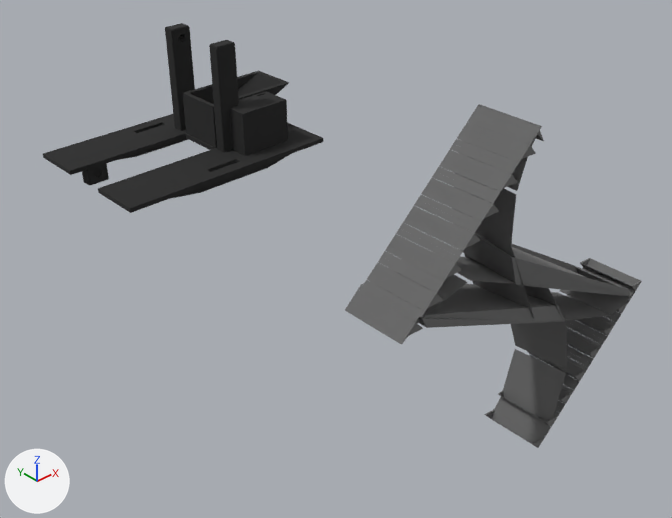
One commit to the Blender file Diseño/Animación/animacion de la cinta transportadora.blend: the scene before it, then after it.
One viewpoint serves both versions: a camera (50 mm lens) standing at (137.4, 136.0, 62.5) and looking at (154.3, 154.6, 47.9). The axes (+X, +Y, +Z) are drawn at lower left. The lights are the same throughout.

In view in the first picture: '2222222222222222222', 'Simple Kayak.000'.
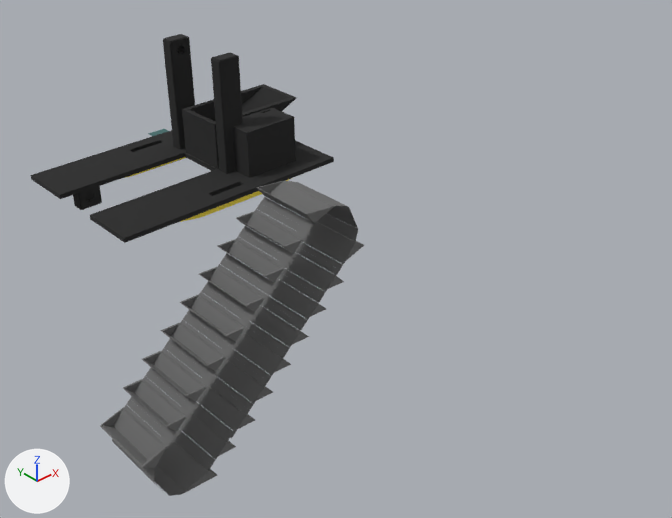
ob_beziercurve is not drawn itself; it is used by a modifier of ob_2222222222222222222.

The change, as a list of edits to the scene's bpy script:
```text
Add mat_kayaks:
    mat_kayaks = principled_material('Kayaks')
    mat_kayaks.base_color = (1.0, 0.784, 0.0589)  # yellow #ffe545
    mat_kayaks.roughness = 1.0
    mat_kayaks.specular_ior_level = 1.0
Change me_2222222222222222222:
    where me_2222222222222222222.from_pydata(...)  # 82 vertices, 18 faces; spans x -9.0..27.0, y -1.0..7.4, z -166.9..-150.4
    used by ob_2222222222222222222; location = (82.16, 150.35, -11.57); rotation_euler = (-0.845, -0.00272, -1.568), in degrees (-48, -0.2, -90); scale = (0.0499, 0.0464, 0.0466)
    me_2222222222222222222 part 1: the whole mesh is moved by (-9.9, 38.3, -1888.3)
Add me_simple_kayak_000:
    me_simple_kayak_000.from_pydata(...)  # 22174 vertices, 7933 faces, 98 loose edges; spans x -71.3..60.8, y -64.0..72.4, z -31.2..31.8
    # faces by material slot: [108, 7825]
    me_simple_kayak_000.materials.append(mat_kayaks)  # yellow #ffe545
    me_simple_kayak_000.materials.append(mat_diffuse_black_001)  # black #000000
Change ob_beziercurve:
    ob_beziercurve.location: (155.7, 150.4, 47.61) -> (148.9, 153.0, 48.05)
Change ob_2222222222222222222:
    ob_2222222222222222222.location: (82.16, 150.35, -11.57) -> (81.28, 152.96, -10.38)
Remove ob_simple_kayak_000:
    ob_simple_kayak_000 = bpy.data.objects.new('Simple Kayak.000', me_simple_kayak_008)
    ob_simple_kayak_000.location = (155.74, 166.96, 47.61)
    ob_simple_kayak_000.rotation_euler = (-0.00631, 3.135, -0.873)  # degrees (-0.4, 180, -50)
    ob_simple_kayak_000.scale = (0.079, 0.079, 0.079)
Add ob_barquito:
    ob_barquito = bpy.data.objects.new('Barquito', me_simple_kayak_000)
    ob_barquito.location = (153.46, 162.48, 50.16)
    ob_barquito.rotation_euler = (-0.00631, 3.135, -0.873)  # degrees (-0.4, 180, -50)
    ob_barquito.scale = (0.079, 0.079, 0.079)
```

Location of each change, [x1, y1, x2, y2] in pixels of the pictures (672 x 518 px):
'2222222222222222222', moved
    before: [345, 104, 642, 448]
    after: [100, 180, 364, 496]
'Barquito', added (black)
    after: [31, 34, 334, 243]
    faces in mat_diffuse_black_001 (black #000000): [31, 34, 334, 243]
    faces in mat_kayaks (yellow #ffe545): [124, 157, 290, 222]
'Simple Kayak.000', deleted (black)
    before: [43, 23, 323, 213]
